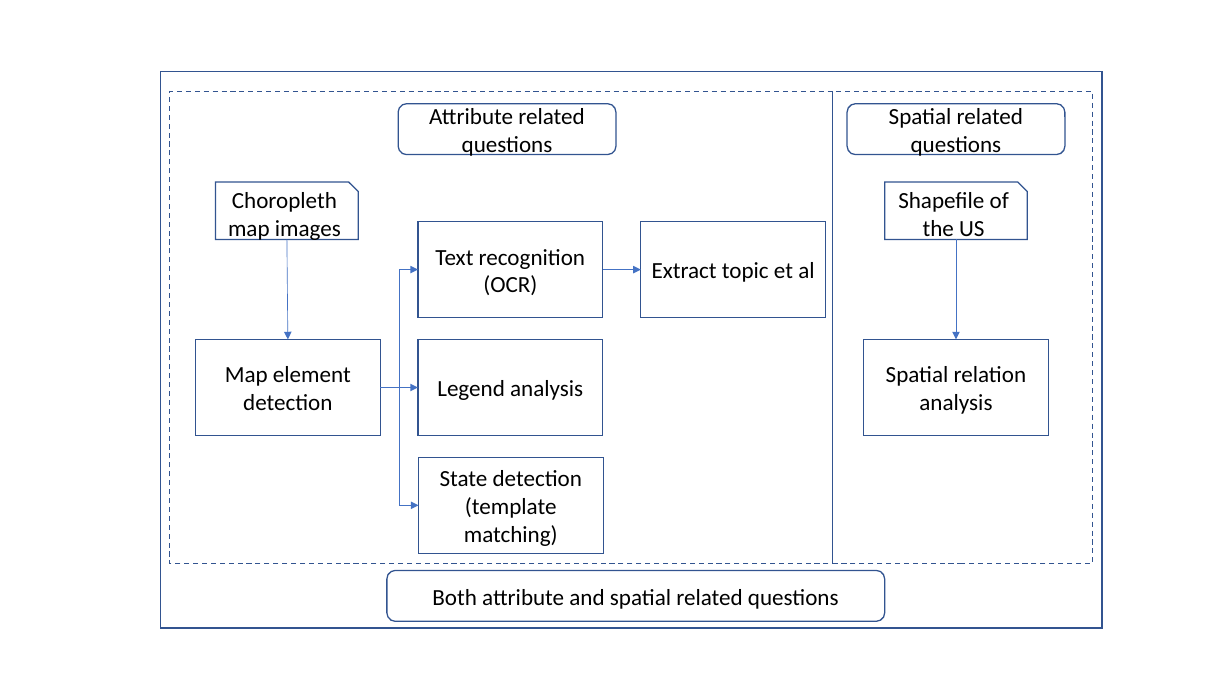
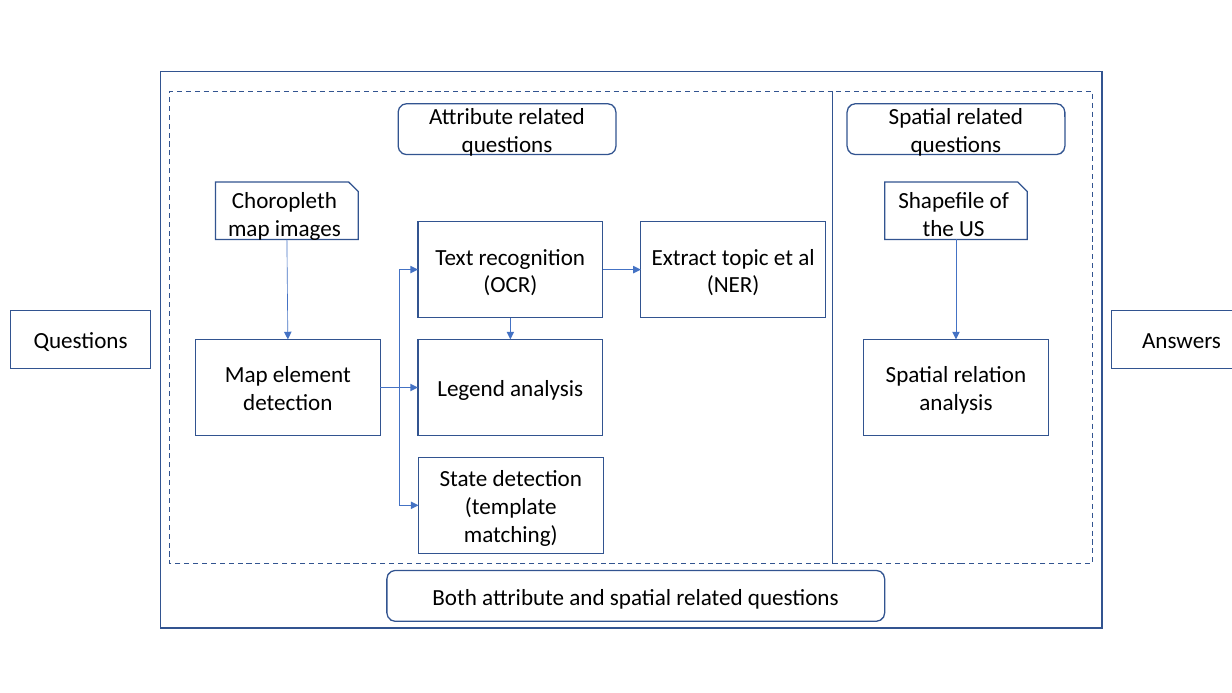
Before and after one commit to JialinLiOSU/MapElementDetection, a slide deck: slide 1 of Paper writing/graphs.pptx. Drawn at 1232x693 pixels with LibreOffice and Linux fonts; fonts in the diff are those of the drawing. Boxes give left, top, right and bottom in pixels: in the first picture for what was removed or moved away, otherwise in the second. Text is boxed around its words. In the diff, an @@ line names an element or a change of style, - is before the commit and + after.

```diff
--- a/Paper writing/graphs.pptx
+++ b/Paper writing/graphs.pptx
@@ text in rectangle at (707, 275, 760, 295): paragraph added @@
+(NER)
@@ rectangle added at (11, 311, 151, 369), outline #325491 1 pt, 18 pt, text #000000 @@
+Questions
@@ arrow added from (510, 318) to (510, 339), #4472C4 0.5 pt @@
@@ rectangle added at (1112, 311, 1232, 369), outline #325491 1 pt, 18 pt, text #000000 @@
+Answers
```
Also in this commit, not shown: 29 other files.
